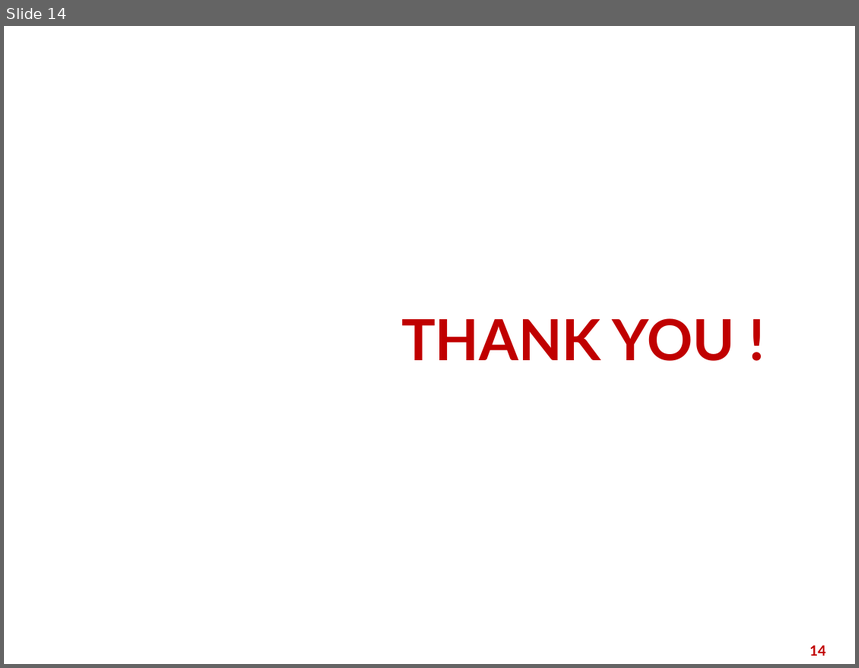
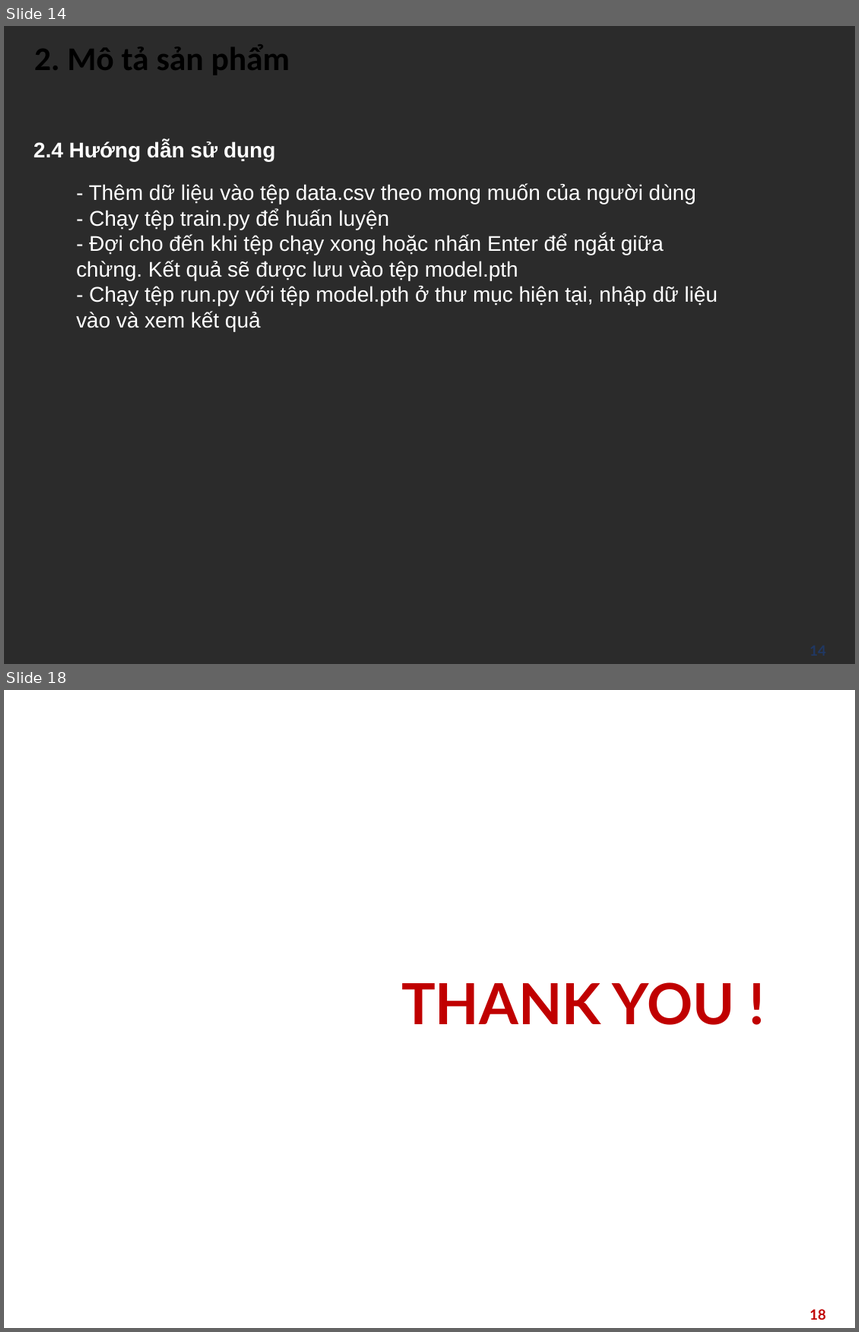
Before and after one commit to zVNoob/meal_suggestion, a slide deck: slides.odp. Shown one above the other, each under a label of ours: slide 14 before the commit, slides 14 and 18 after it; the slides between them are not shown. The pictures are 859x668 and 859x1332 pixels, drawn with LibreOffice and Linux fonts; fonts in the diff are those of the drawing; background and template pictures are left out; a plain dark background stands for a picture behind light text. Boxes give left, top, right and bottom in pixels: in the first picture for what was removed or moved away, otherwise in the second. Text is boxed around its words. In the diff, an @@ line names an element or a change of style, - is before the commit and + after.

```diff
--- a/slides.odp
+++ b/slides.odp
@@ slide 14 added at box(4, 26, 855, 664), background picture (left out) @@
@@ title added at box(34, 44, 291, 75), 28 pt, text #000000, bold @@
+2. Mô tả sản phẩm
@@ text added at box(34, 141, 275, 161), 18 pt, text #FFFFFF, bold @@
+2.4 Hướng dẫn sử dụng
@@ text added at box(76, 183, 718, 332), 18 pt, text #FFFFFF @@
+- Thêm dữ liệu vào tệp data.csv theo mong muốn của người dùng
+- Chạy tệp train.py để huấn luyện
+- Đợi cho đến khi tệp chạy xong hoặc nhấn Enter để ngắt giữa chừng. Kết quả sẽ được lưu vào tệp model.pth
+- Chạy tệp run.py với tệp model.pth ở thư mục hiện tại, nhập dữ liệu vào và xem kết quả
@@ page number added at box(643, 638, 835, 664), 12 pt, text #203864, bold @@
+14
@@ what was slide 14 is now slide 18 @@
@@ page number at box(810, 1309, 826, 1320): text changed @@
-14
+18
```
Also in this commit, not shown: 2 slides changed, 6 other slides added, 3 slides removed, 1 other file.
